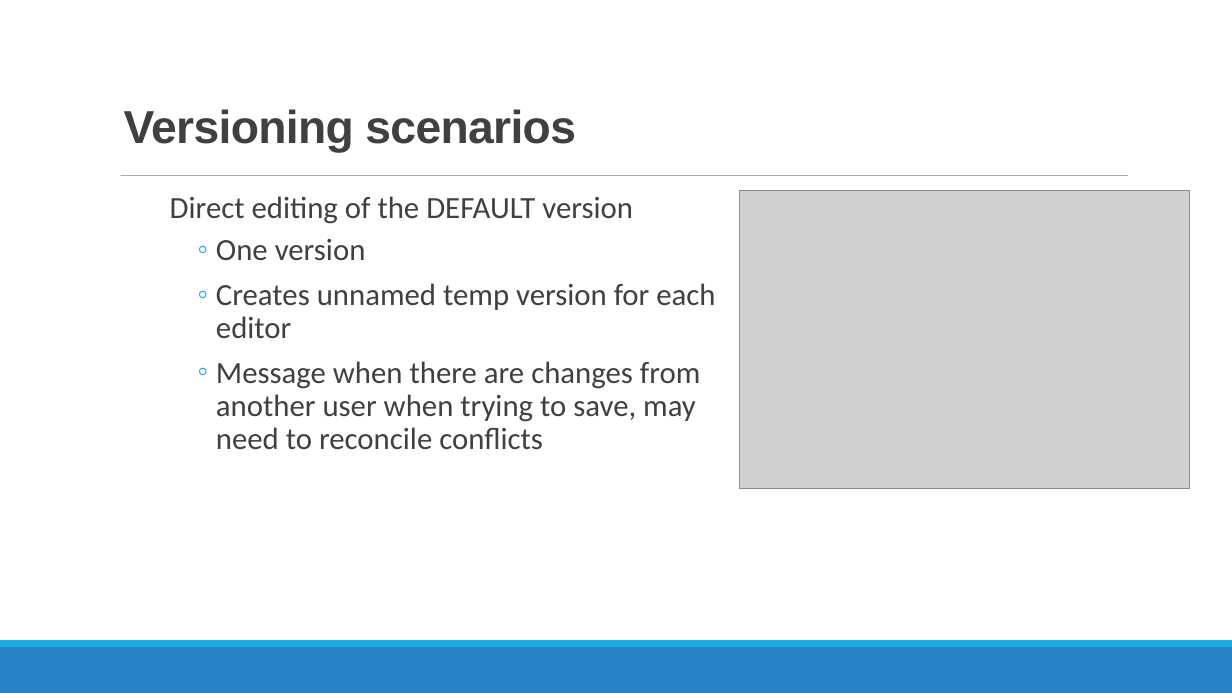
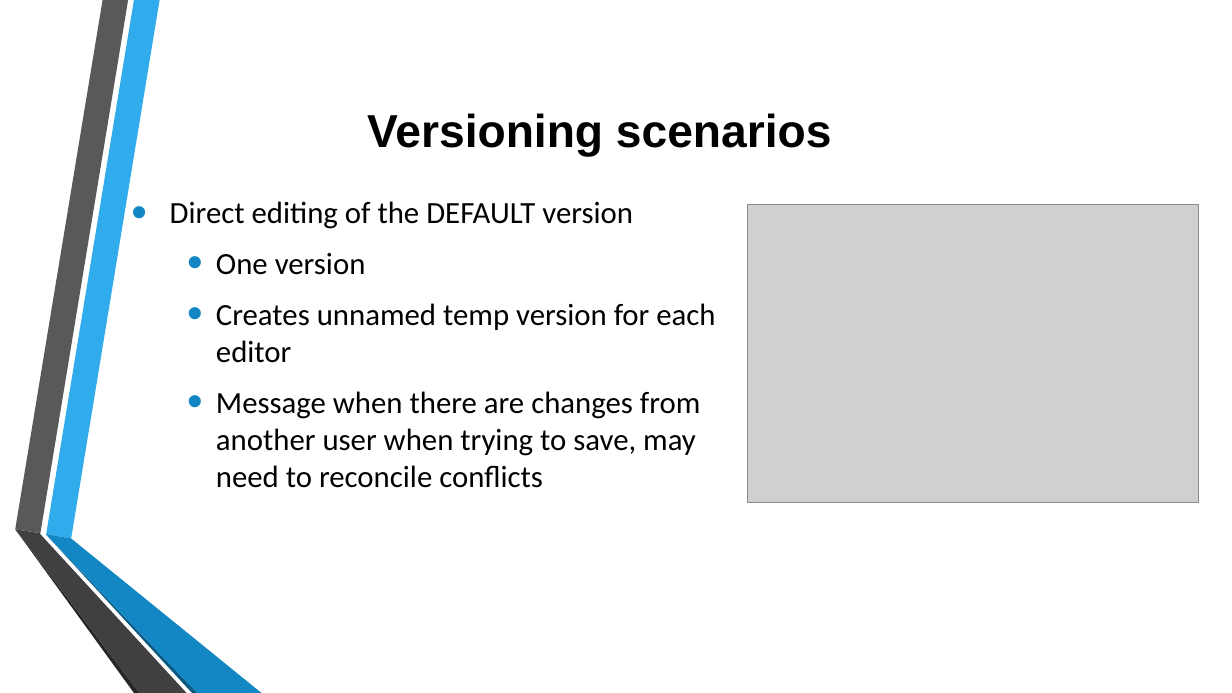
Before and after one commit to MGIS-UMN/GIS5577_week9, a slide deck: slide 18 of Database_Administration.odp. Drawn at 1232x693 pixels with LibreOffice and Linux fonts; fonts in the diff are those of the drawing; grey boxes stand for pictures; background and template pictures are left out. Boxes give left, top, right and bottom in pixels: in the first picture for what was removed or moved away, otherwise in the second. Text is boxed around its words. In the diff, an @@ line names an element or a change of style, - is before the commit and + after.

```diff
--- a/Database_Administration.odp
+++ b/Database_Administration.odp
@@ title "Versioning scenarios" at bbox=[367, 113, 832, 157]: text colour #404040 to #000000, letter spacing -0.5 to 0 pt; alignment left to centre; line spacing 0.85 to 1; vertical alignment bottom to middle @@
@@ line removed from (121, 176) to (1128, 176) @@
@@ text "Direct editing of the DEFAULT ..." at bbox=[170, 201, 715, 488]: text colour #404040 to #000000; bullet   to •; line spacing 0.9 to 1; less space between paragraphs; bullet colour #1CADE4 to #1287C3; bullet ◦ to •; more space between paragraphs; vertical alignment top to middle @@
@@ picture: place and size @@
-picture at bbox=[739, 190, 1190, 489]
+picture at bbox=[748, 204, 1199, 503]
@@ group added at bbox=[15, 0, 262, 693]: 6 freeform shapes @@
@@ freeform shape removed at bbox=[0, 647, 1232, 693] @@
@@ freeform shape removed at bbox=[0, 640, 1232, 647] @@
```
Also in this commit, not shown: 24 other slides changed, 1 other file.
